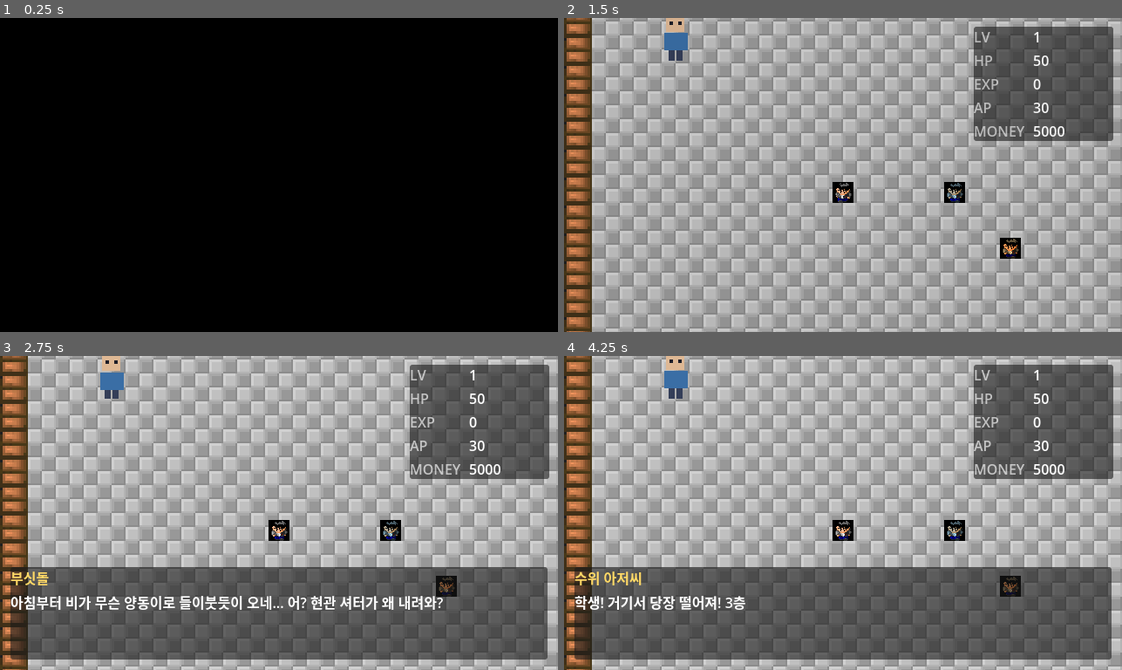
Above: before the commit, frames 1-4 (two rows, left to right).
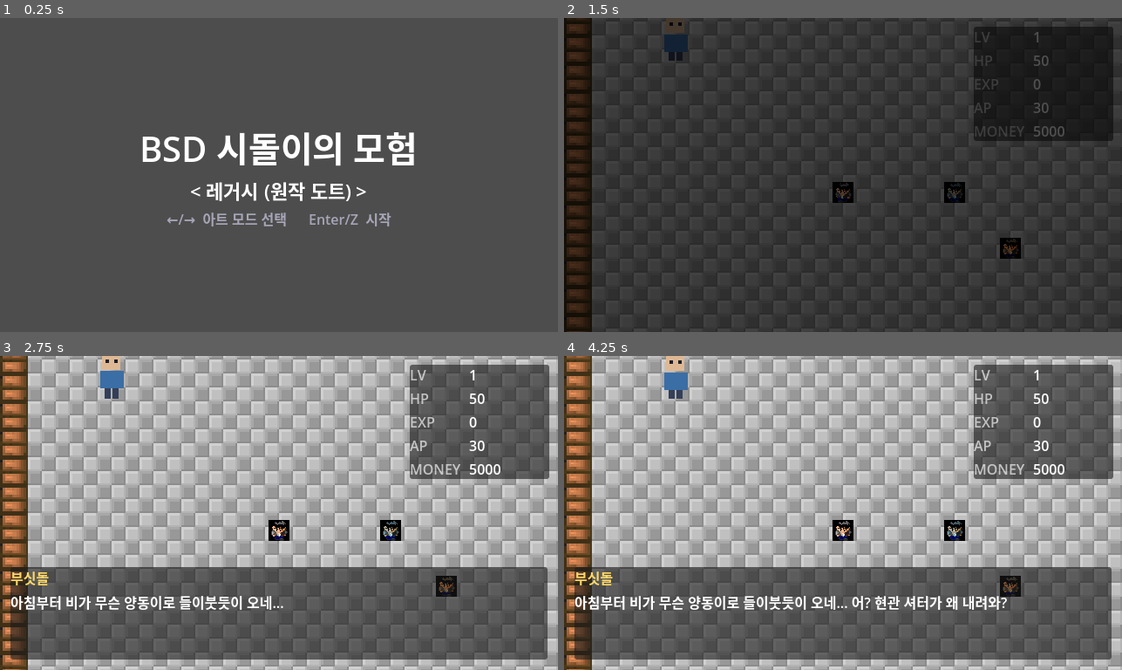
Above: after the commit, the same moments.

Repository: omempty/busidol
Game: Godot game, scene res://scenes/main.tscn
The game is run twice, just before and just after one commit, with the same random seed, the same clock (stepped at 60 frames per second) and the same inputs.
Inputs:
- Up to frame 1 (0.25 s): no input
- Up to frame 2 (1.5 s): tap Enter (menu) at 0.5 s; hold Right (move_right) 0.53-1.28 s; hold Space (interact) 0.53-1.28 s; hold Down (move_down) from 1.28 s (still down); tap Space (interact) at 1.35 s
- Up to frame 3 (2.75 s): release Down (move_down) at 2.03 s; hold Right (move_right) from 2.03 s (still down); hold Space (interact) from 2.03 s (still down); tap Z at 2.1 s
- Up to frame 4 (4.25 s): release Right (move_right) at 2.78 s; release Space (interact) at 2.78 s; hold Up (move_up) 2.78-3.53 s; tap Space (interact) at 2.85, 3.5 s; hold Left (move_left) from 3.53 s (still down); hold Space (interact) from 3.53 s (still down)

The runs differ from the first frame. In frame 1, 100% of the frame differs, in the area x 0-100%, y 0-100%; in frame 2, 99%; in frame 3, 0.6%; in frame 4, 2.0%.

Commit message:
feat: 부팅 화면 아트 모드 선택 UI
←/→ 아트 모드 순환, Enter/Z 시작(interact 액션 연동).
선택값은 SettingsManager.art_mode에 반영, 경로 결정은 SpriteSets 담당.

Ultraworked with [Sisyphus](https://github.com/code-yeongyu/oh-my-openagent)

Co-authored-by: Sisyphus <clio-agent@sisyphuslabs.ai>

Diff:
--- a/remakes/sidol_godot/scenes/main.gd
+++ b/remakes/sidol_godot/scenes/main.gd
@@ -1,7 +1,74 @@
 extends Node
-## 루트 씬 — 부팅 후 필드로 전환.
+## 루트 씬 — 아트 모드 선택 후 필드 전환.
+## 모드: LEGACY=원작 도트 세트(_original) / REMAKE=신규 세트(_remake).
+## 경로 결정은 SpriteSets가 담당(부재 세트 자동 폴백).
+
+const FIELD_SCENE := "res://scenes/field.tscn"
+const MODE_LABELS: Array[String] = ["레거시 (원작 도트)", "리메이크 (신규)"]
+
+var _mode_label: Label
 
 
 func _ready() -> void:
-	print("[boot] main ready")
-	get_tree().change_scene_to_file("res://scenes/field.tscn")
+	_build_ui()
+
+
+func _build_ui() -> void:
+	var ui := Control.new()
+	ui.set_anchors_preset(Control.PRESET_FULL_RECT)
+	add_child(ui)
+
+	var vbox := VBoxContainer.new()
+	vbox.set_anchors_preset(Control.PRESET_FULL_RECT)
+	vbox.alignment = BoxContainer.ALIGNMENT_CENTER
+	ui.add_child(vbox)
+
+	var title := Label.new()
+	title.text = "BSD 시돌이의 모험"
+	title.add_theme_font_size_override("font_size", 40)
+	title.horizontal_alignment = HORIZONTAL_ALIGNMENT_CENTER
+	title.size_flags_horizontal = Control.SIZE_SHRINK_CENTER
+	vbox.add_child(title)
+
+	_mode_label = Label.new()
+	_mode_label.add_theme_font_size_override("font_size", 22)
+	_mode_label.horizontal_alignment = HORIZONTAL_ALIGNMENT_CENTER
+	_mode_label.size_flags_horizontal = Control.SIZE_SHRINK_CENTER
+	vbox.add_child(_mode_label)
+
+	var hint := Label.new()
+	hint.text = "←/→  아트 모드 선택      Enter/Z  시작"
+	hint.add_theme_color_override("font_color", Color(0.65, 0.65, 0.72))
+	hint.horizontal_alignment = HORIZONTAL_ALIGNMENT_CENTER
+	hint.size_flags_horizontal = Control.SIZE_SHRINK_CENTER
+	vbox.add_child(hint)
+
+	_refresh_mode_label()
+
+
+func _unhandled_input(event: InputEvent) -> void:
+	if event is InputEventKey and event.is_pressed() and not event.is_echo():
+		var key := event as InputEventKey
+		if key.is_action_pressed(&"move_left"):
+			_cycle_mode(-1)
+		elif key.is_action_pressed(&"move_right"):
+			_cycle_mode(1)
+		elif key.is_action_pressed(&"ui_accept") \
+				or key.is_action_pressed(&"interact"):
+			_start_game()
+
+
+func _cycle_mode(dir: int) -> void:
+	var values: Array = SettingsManager.ArtMode.values()
+	var idx := values.find(SettingsManager.art_mode)
+	SettingsManager.art_mode = values[wrapi(idx + dir, 0, values.size())]
+	_refresh_mode_label()
+
+
+func _refresh_mode_label() -> void:
+	_mode_label.text = "< %s >" % MODE_LABELS[int(SettingsManager.art_mode)]
+
+
+func _start_game() -> void:
+	print("[boot] art_mode=", MODE_LABELS[int(SettingsManager.art_mode)])
+	get_tree().change_scene_to_file(FIELD_SCENE)
